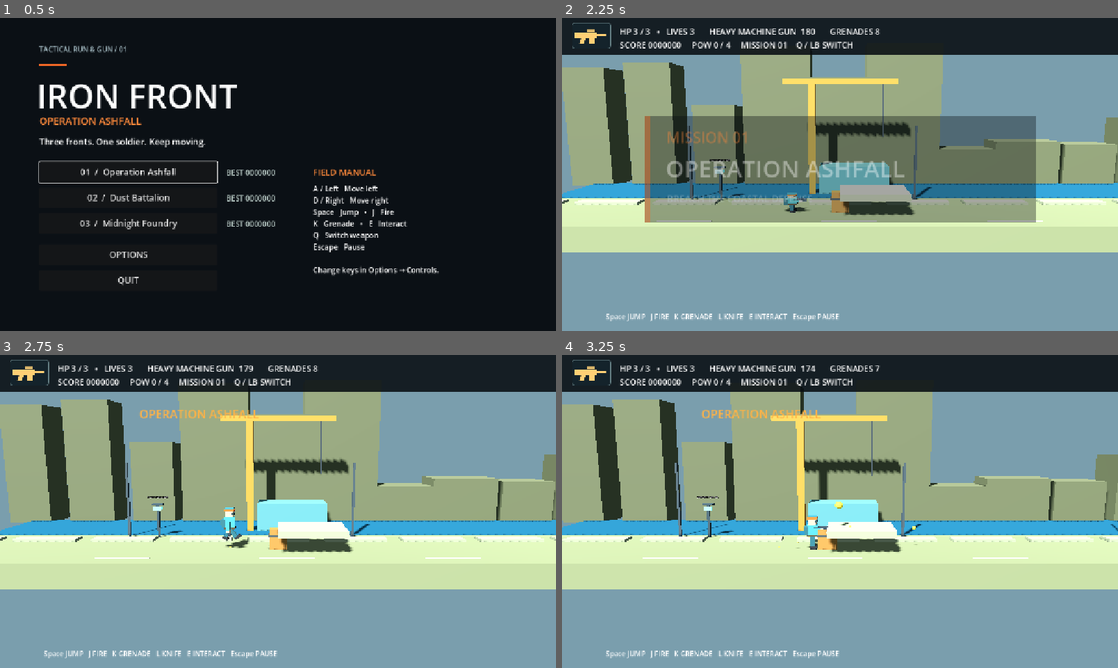
Above: before the commit, frames 1-4 (two rows, left to right).
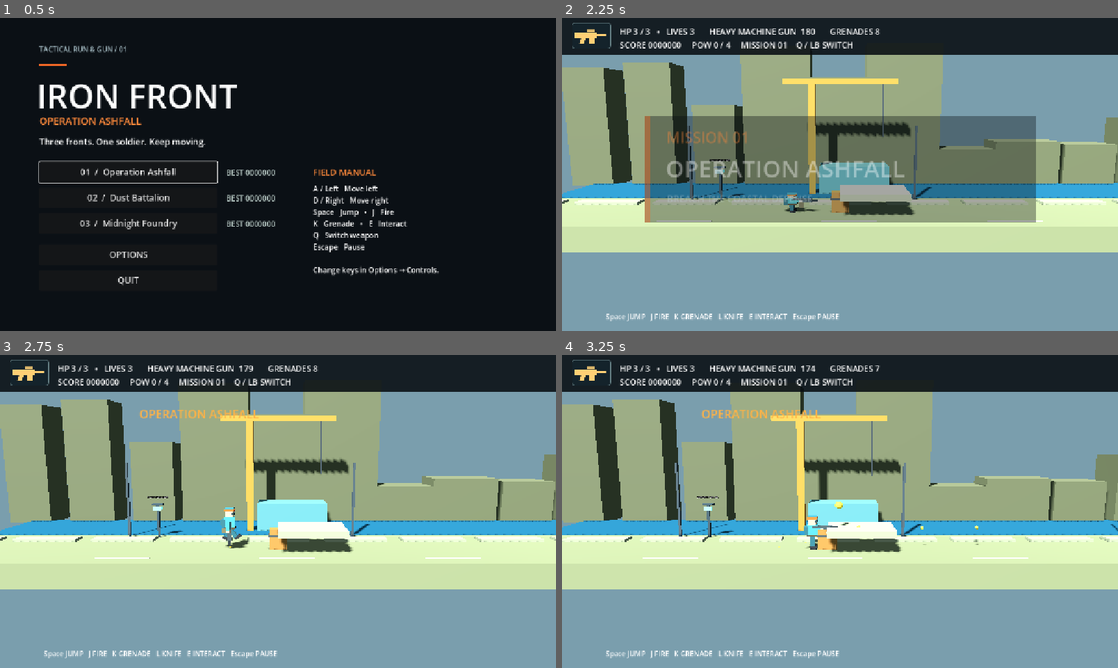
Above: after the commit, the same moments.

Repository: GEEGEEGOOGOO/Iron-Front-
Game: Godot game, scene res://scenes/main.tscn
Same seed, same stepped clock (60 frames per second), same inputs: the game is played once before the commit and once after it.
Inputs (mouse positions are in pixels of both pictures, inside the frame that each line leads up to):
- Up to frame 1 (0.5 s): no input
- Up to frame 2 (2.25 s): click "01 / Operation Ashfall" at 0.5 s; tap Enter at 1.25 s; move the mouse to (962, 158) at 1.27 s; hold D (move_right) 1.28-2.03 s; hold W (aim_up) 1.28-2.03 s; click (962, 158) at 1.42 s; tap Space (jump) at 1.52, 1.82 s; tap S (crouch) at 1.55, 2.1 s; move the mouse to (728, 190) at 2.02 s; hold Down from 2.03 s (still down)
- Up to frame 3 (2.75 s): keep holding Down; tap Space (jump) at 2.27, 2.57 s; tap J (fire) at 2.3 s
- Up to frame 4 (3.25 s): move the mouse to (895, 442) at 2.77 s; release Down at 2.78 s; hold D (move_right) from 2.78 s (still down); hold J (fire) from 2.78 s (still down); tap K (fire_secondary) at 3.05 s

Frame 1 is identical in both runs. In frame 2, less than 0.1% of the frame differs, in the area x 41-46%, y 57-62%; in frame 3, less than 0.1%; in frame 4, less than 0.1%, in the area x 42-75%, y 54-62%.

Commit message:
Show distinct held weapon models

Diff:
--- a/data/weapons/flame.tres
+++ b/data/weapons/flame.tres
@@ -19,3 +19,5 @@
 range_meters = 4.0
 cone_half_angle = 0.5
 icon = ExtResource("icon")
+model_kind = "flame"
+muzzle_distance = 1.2
--- a/data/weapons/laser.tres
+++ b/data/weapons/laser.tres
@@ -18,3 +18,5 @@
 pierce_count = 5
 color = Color(0.5, 1, 1, 1)
 icon = ExtResource("icon")
+model_kind = "laser"
+muzzle_distance = 1.5
--- a/data/weapons/machine_gun.tres
+++ b/data/weapons/machine_gun.tres
@@ -16,3 +16,5 @@
 explosion_radius = 0.0
 lifetime = 1.5
 icon = ExtResource("icon")
+model_kind = "machine_gun"
+muzzle_distance = 1.5
--- a/data/weapons/rocket.tres
+++ b/data/weapons/rocket.tres
@@ -16,3 +16,5 @@
 explosion_radius = 3.0
 lifetime = 2.0
 icon = ExtResource("icon")
+model_kind = "rocket"
+muzzle_distance = 1.25
--- a/data/weapons/shotgun.tres
+++ b/data/weapons/shotgun.tres
@@ -16,3 +16,5 @@
 explosion_radius = 0.0
 lifetime = 0.32
 icon = ExtResource("icon")
+model_kind = "shotgun"
+muzzle_distance = 1.25
--- a/scripts/combat/weapon_data.gd
+++ b/scripts/combat/weapon_data.gd
@@ -18,3 +18,5 @@
 @export var pierce_count := 1
 @export var cone_half_angle := 0.45
 @export var icon: Texture2D
+@export_enum("pistol", "machine_gun", "rocket", "shotgun", "flame", "laser") var model_kind := "pistol"
+@export var muzzle_distance := 1.0
--- a/scripts/player/player.gd
+++ b/scripts/player/player.gd
@@ -6,6 +6,7 @@
 var health: HealthComponent
 var model: Node3D
 var gun: Node3D
+var gun_models: Dictionary = {}
 var muzzle: Marker3D
 var shape: CollisionShape3D
 var hurt_shape: CollisionShape3D
@@ -35,10 +36,10 @@
 	gun = Node3D.new()
 	add_child(gun)
 	gun.position.y = 1.25
-	ModelFactory.box(gun, Vector3(0.8, 0.16, 0.18), Vector3(0.5, 0, 0.15), Color(0.12, 0.16, 0.19))
+	build_gun_models()
 	muzzle = Marker3D.new()
 	gun.add_child(muzzle)
-	muzzle.position = Vector3(1, 0, 0)
+	update_gun_model()
 	var hurtbox := Area3D.new()
 	hurtbox.set_script(preload("res://scripts/components/hurtbox.gd"))
 	hurtbox.collision_layer = 4
@@ -164,6 +165,7 @@
 		reserve_weapon = data
 		ammo = reserve_ammo
 	weapon = data
+	update_gun_model()
 	EventBus.weapon_picked_up.emit(data.title)
 	EventBus.hud_changed.emit()
 func switch_weapon() -> void:
@@ -176,7 +178,44 @@
 	else:
 		weapon = reserve_weapon
 		ammo = reserve_ammo
+	update_gun_model()
 	EventBus.hud_changed.emit()
+func build_gun_models() -> void:
+	for kind in ["pistol", "machine_gun", "rocket", "shotgun", "flame", "laser"]:
+		var visual := Node3D.new()
+		visual.name = kind
+		gun.add_child(visual)
+		gun_models[kind] = visual
+		visual.hide()
+	var pistol: Node3D = gun_models.pistol
+	ModelFactory.box(pistol, Vector3(0.75, 0.15, 0.2), Vector3(0.58, 0, 0.15), Color(0.12, 0.16, 0.19))
+	ModelFactory.box(pistol, Vector3(0.18, 0.32, 0.2), Vector3(0.35, -0.16, 0.15), Color(0.2, 0.23, 0.23))
+	var machine: Node3D = gun_models.machine_gun
+	ModelFactory.box(machine, Vector3(1.18, 0.24, 0.3), Vector3(0.62, 0, 0.15), Color(0.18, 0.22, 0.23))
+	ModelFactory.box(machine, Vector3(0.55, 0.11, 0.15), Vector3(1.28, 0, 0.15), Color(0.1, 0.13, 0.14))
+	ModelFactory.box(machine, Vector3(0.23, 0.36, 0.24), Vector3(0.58, -0.28, 0.15), Color(0.31, 0.29, 0.21))
+	var rocket: Node3D = gun_models.rocket
+	ModelFactory.box(rocket, Vector3(1.28, 0.42, 0.42), Vector3(0.57, 0.11, 0.15), Color(0.33, 0.4, 0.27))
+	ModelFactory.box(rocket, Vector3(0.16, 0.49, 0.49), Vector3(1.22, 0.11, 0.15), Color(0.15, 0.19, 0.16))
+	ModelFactory.box(rocket, Vector3(0.32, 0.12, 0.24), Vector3(0.2, 0.36, 0.15), Color(0.16, 0.2, 0.17))
+	var shotgun: Node3D = gun_models.shotgun
+	ModelFactory.box(shotgun, Vector3(0.9, 0.22, 0.28), Vector3(0.48, 0, 0.15), Color(0.4, 0.26, 0.16))
+	for z in [0.05, 0.25]:
+		ModelFactory.box(shotgun, Vector3(0.6, 0.09, 0.09), Vector3(1.0, 0.08, z), Color(0.15, 0.17, 0.18))
+	var flame: Node3D = gun_models.flame
+	ModelFactory.box(flame, Vector3(1.02, 0.32, 0.38), Vector3(0.55, 0, 0.15), Color(0.53, 0.29, 0.14))
+	ModelFactory.box(flame, Vector3(0.3, 0.18, 0.25), Vector3(1.13, 0, 0.15), Color(0.2, 0.22, 0.22))
+	ModelFactory.sphere(flame, 0.18, Vector3(0.26, -0.25, 0.18), Color(0.73, 0.36, 0.1))
+	var laser: Node3D = gun_models.laser
+	ModelFactory.box(laser, Vector3(1.35, 0.2, 0.3), Vector3(0.7, 0, 0.15), Color(0.18, 0.25, 0.33))
+	var emitter := ModelFactory.box(laser, Vector3(0.2, 0.14, 0.21), Vector3(1.43, 0, 0.15), Color(0.25, 0.85, 1))
+	emitter.material_override = ModelFactory.material(Color(0.25, 0.85, 1), 2.0)
+func update_gun_model() -> void:
+	if not gun or not muzzle:
+		return
+	for kind in gun_models:
+		gun_models[kind].visible = kind == weapon.model_kind
+	muzzle.position = Vector3(weapon.muzzle_distance, 0, 0)
 func take_damage(amount: float, source: Node = null) -> bool:
 	if GameManager.god_mode or state == State.DEAD or vehicle:
 		return false
--- a/tests/input_regression.gd
+++ b/tests/input_regression.gd
@@ -50,10 +50,13 @@
 	var special: WeaponData = load("res://data/weapons/machine_gun.tres")
 	player.equip(special)
 	check(player.weapon == special and player.reserve_ammo == special.starting_ammo, "Pickup must equip and store special ammo")
+	check(player.gun_models.machine_gun.visible and not player.gun_models.pistol.visible, "Equipped special must show its held model")
+	check(is_equal_approx(player.muzzle.position.x, special.muzzle_distance), "Special muzzle must use its weapon data")
 	player.ammo = 37
 	player.reserve_ammo = 37
 	player.switch_weapon()
 	check(player.weapon.title == "Sidearm" and player.ammo == -1, "Switch must select the unlimited sidearm")
+	check(player.gun_models.pistol.visible and not player.gun_models.machine_gun.visible, "Switching to sidearm must swap the held model")
 	player.switch_weapon()
 	check(player.weapon == special and player.ammo == 37, "Switch must restore stored special ammo")
 	player.equip(special)
@@ -66,6 +69,13 @@
 		await get_tree().physics_frame
 	Input.action_release("fire")
 	check(player.weapon.title == "Sidearm" and player.reserve_weapon == null, "Empty special must fall back to sidearm")
+	check(player.gun_models.pistol.visible, "Empty special must restore the sidearm model")
+	for kind in ["pistol", "machine_gun", "rocket", "shotgun", "flame", "laser"]:
+		var weapon_data: WeaponData = load("res://data/weapons/" + kind + ".tres")
+		player.equip(weapon_data)
+		for visual_kind in player.gun_models:
+			check(player.gun_models[visual_kind].visible == (visual_kind == kind), "Held model must match " + kind)
+		check(is_equal_approx(player.muzzle.position.x, weapon_data.muzzle_distance), "Muzzle must match " + kind)
 	GameManager.state = GameManager.State.PAUSED
 	get_tree().paused = true
 	main.show_controls()
Not shown, changed: README.md
Not shown, changed: docs/progress.md
Not shown, changed: docs/requirements-audit.md
